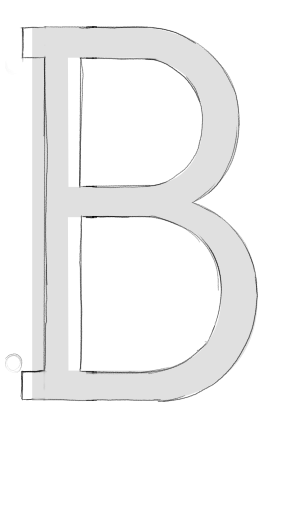
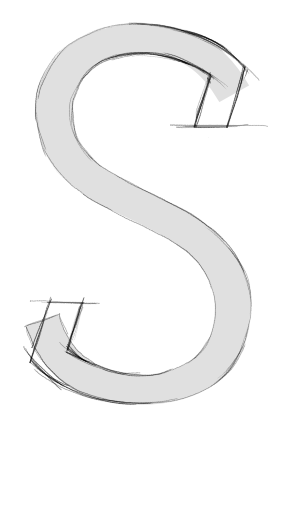
Revision of a layered w=300, h=512 image; what changed, layer by layer:
pixels changed over <box>5,22,268,405</box> (layer not identified)
